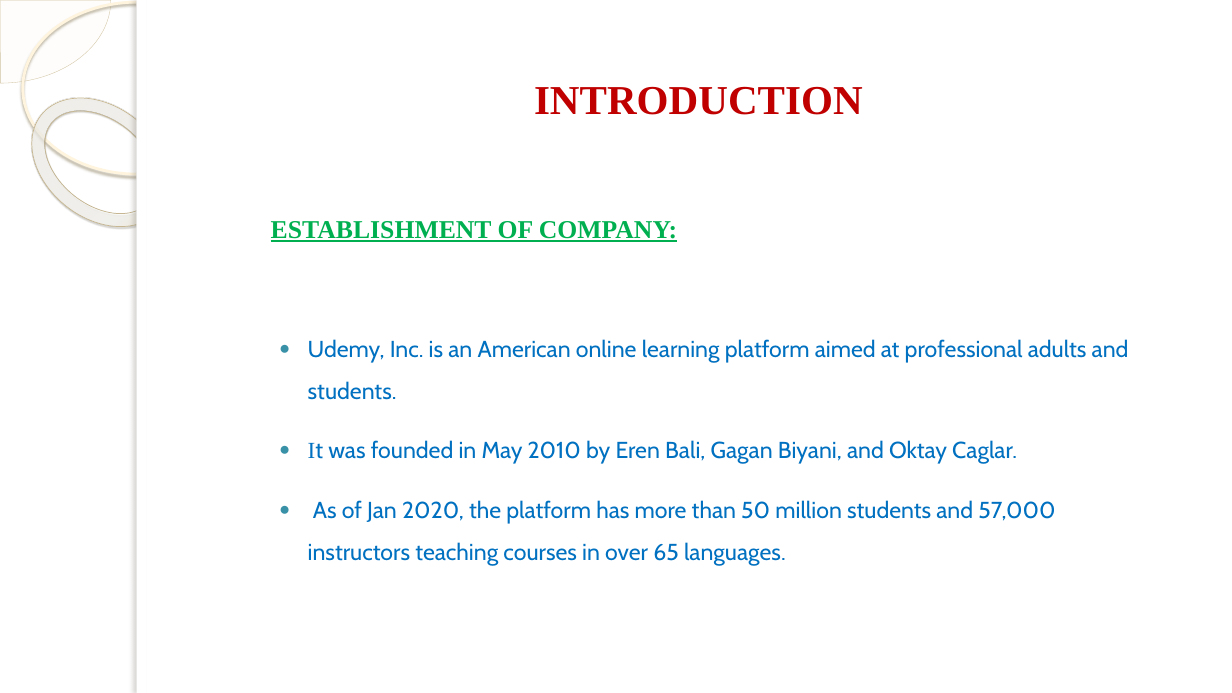
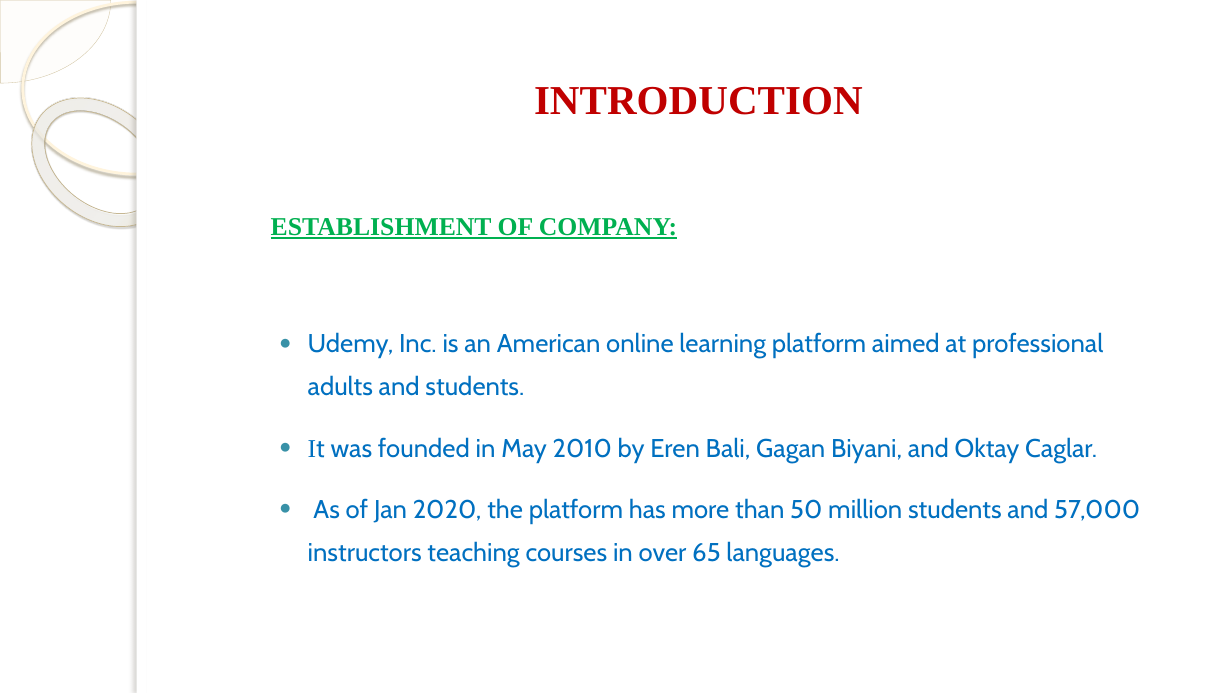
Before and after one commit to 0124hitesh/Web_Development, a slide deck: slide 2 of Summer Training Presentation.pptx. Drawn at 1232x693 pixels with LibreOffice and Linux fonts; fonts in the diff are those of the drawing; background and template pictures are left out. Boxes give left, top, right and bottom in pixels: in the first picture for what was removed or moved away, otherwise in the second. Text is boxed around its words. In the diff, an @@ line names an element or a change of style, - is before the commit and + after.

```diff
--- a/Summer Training Presentation.pptx
+++ b/Summer Training Presentation.pptx
@@ text "ESTABLISHMENT OF COMPANY:" at (x1=271, y1=218, x2=1140, y2=566): size 18 to 20 pt; line spacing 1.5 to 1.4 @@
```
Also in this commit, not shown: 6 other slides changed, 2 other files.
